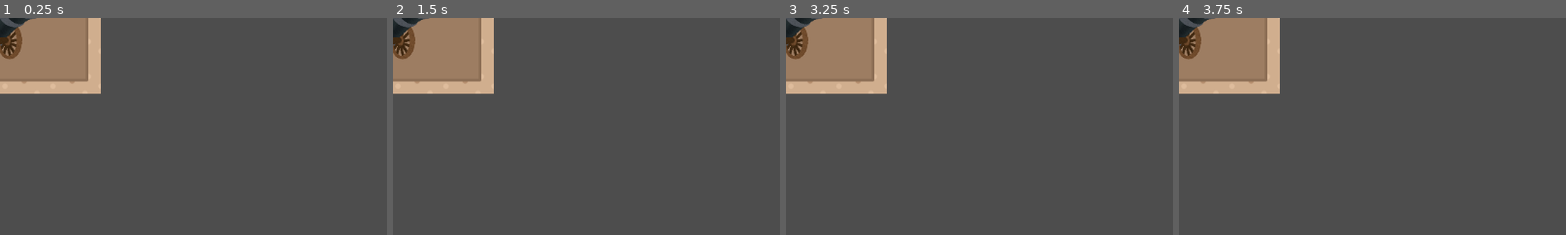
Above: before the commit, frames 1-4 (left to right).
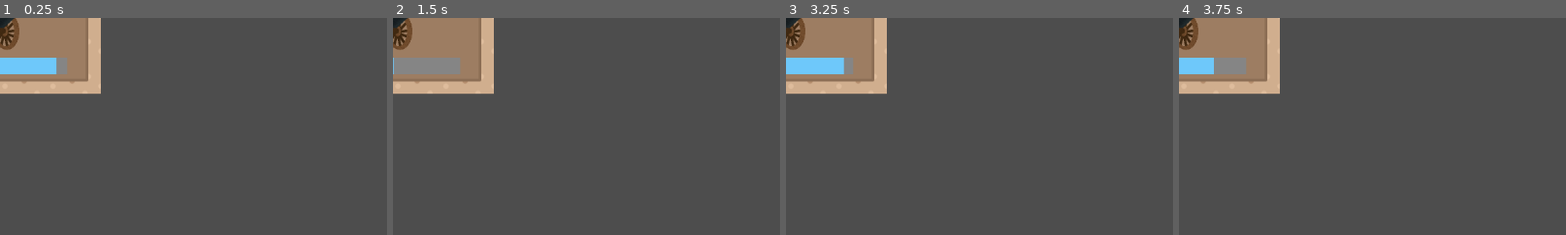
Above: after the commit, the same moments.

Repository: Tyrannicodin/crab-castle
Game: Godot game, scene res://game/rooms/Cannon.tscn
Same seed, same stepped clock (60 frames per second), same inputs: the game is played once before the commit and once after it. This scene is started directly instead of the project's main scene.
Inputs:
- Up to frame 1 (0.25 s): no input
- Up to frame 2 (1.5 s): tap Enter at 0.5 s; tap Space at 1.25 s
- Up to frame 3 (3.25 s): tap Enter at 2 s; tap Space at 2.75 s
- Up to frame 4 (3.75 s): no input
The pictures show only the part of the screen within x 0-50%, y 0-50%; the shares and areas given below are measured in that part.

The runs differ from the first frame. In frame 1, 2.1% of the frame differs, in the area x 0-18%, y 0-26%; in frame 2, 2.1%; in frame 3, 2.1%; in frame 4, 2.1%.

Commit message:
Cannon fire!

Diff:
--- /dev/null
+++ b/game/Enemy.tscn
@@ -0,0 +1,25 @@
+[gd_scene load_steps=5 format=3 uid="uid://bejedh07vvdip"]
+
+[ext_resource type="Script" uid="uid://fuh45tl6bm2n" path="res://game/enemy.gd" id="1_vodhp"]
+[ext_resource type="Texture2D" uid="uid://b175nckl6o48r" path="res://assets/health_bar_full.png" id="2_h8ejc"]
+[ext_resource type="Texture2D" uid="uid://f3uls12q6bgs" path="res://assets/health_bar_empty.png" id="3_vcbs2"]
+
+[sub_resource type="RectangleShape2D" id="RectangleShape2D_vodhp"]
+size = Vector2(90, 86)
+
+[node name="Enemy" type="Node2D"]
+script = ExtResource("1_vodhp")
+display_name = "Example"
+
+[node name="Area2D" type="Area2D" parent="."]
+
+[node name="CollisionShape2D" type="CollisionShape2D" parent="Area2D"]
+shape = SubResource("RectangleShape2D_vodhp")
+
+[node name="HealthBar" type="TextureProgressBar" parent="."]
+offset_left = -100.0
+offset_top = 48.0
+offset_right = 100.0
+offset_bottom = 75.0
+texture_under = ExtResource("3_vcbs2")
+texture_progress = ExtResource("2_h8ejc")
--- /dev/null
+++ b/game/Room.tscn
@@ -0,0 +1,22 @@
+[gd_scene load_steps=5 format=3 uid="uid://b1vj1p3cfm3v0"]
+
+[ext_resource type="Script" uid="uid://c8on42qdfj7ka" path="res://game/room.gd" id="1_5di8v"]
+[ext_resource type="Texture2D" uid="uid://dnivjwwausano" path="res://assets/rooms/empty.png" id="1_th6kw"]
+[ext_resource type="Texture2D" uid="uid://f3uls12q6bgs" path="res://assets/health_bar_empty.png" id="2_f06k2"]
+[ext_resource type="Texture2D" uid="uid://cyp7vrfgf8mr8" path="res://assets/cooldown_bar_full.png" id="3_5di8v"]
+
+[node name="Room" type="Node2D"]
+script = ExtResource("1_5di8v")
+
+[node name="Background" type="Sprite2D" parent="."]
+texture = ExtResource("1_th6kw")
+
+[node name="CooldownBar" type="TextureProgressBar" parent="."]
+offset_left = -100.0
+offset_top = 59.0
+offset_right = 100.0
+offset_bottom = 99.0
+max_value = 1.0
+step = 0.0
+texture_under = ExtResource("2_f06k2")
+texture_progress = ExtResource("3_5di8v")
--- a/game/enemies/Seagull.tscn
+++ b/game/enemies/Seagull.tscn
@@ -1,12 +1,13 @@
-[gd_scene load_steps=3 format=3 uid="uid://dxwy6f6d4857g"]
+[gd_scene load_steps=3 format=3 uid="uid://b3tffw0xgytdu"]
 
-[ext_resource type="Texture2D" uid="uid://bibts2l2gdqr7" path="res://assets/enemies/seagull.png" id="1_p5qvc"]
-[ext_resource type="Script" uid="uid://fuh45tl6bm2n" path="res://game/enemy.gd" id="2_xy0jy"]
+[ext_resource type="PackedScene" uid="uid://bejedh07vvdip" path="res://game/Enemy.tscn" id="1_p5qvc"]
+[ext_resource type="Texture2D" uid="uid://bibts2l2gdqr7" path="res://assets/enemies/seagull.png" id="2_xy0jy"]
 
-[node name="Seagull" type="Sprite2D"]
-scale = Vector2(0.2, 0.2)
-texture = ExtResource("1_p5qvc")
-script = ExtResource("2_xy0jy")
+[node name="Enemy" instance=ExtResource("1_p5qvc")]
 display_name = "Seagull"
-speed = 20
-health = 100
+speed = 10
+
+[node name="Sprite2D" type="Sprite2D" parent="." index="1"]
+position = Vector2(0, -1)
+scale = Vector2(0.269517, 0.269517)
+texture = ExtResource("2_xy0jy")
--- a/game/enemy.gd
+++ b/game/enemy.gd
@@ -1,13 +1,24 @@
-extends Sprite2D
+extends Node2D
 class_name Enemy
 
 @export var display_name: String
 @export var speed: int
-@export var health: int
+@export var max_health: int
 
+@onready var health = max_health
 var time = 0.0
 
 func _process(delta: float) -> void:
 	time += delta
+
+	move(delta)
+	display_hp()
+
+func display_hp():
+	$HealthBar.min_value = 0
+	$HealthBar.max_value = health
+	$HealthBar.value = health
+
+func move(delta):
 	self.position.x -= delta * speed
 	self.position.y = 10 * sin(2 * time)
--- a/game/room.gd
+++ b/game/room.gd
@@ -3,4 +3,22 @@
 
 @export var display_name: String
 @export var cooldown_seconds: int
-@export var damage: int
+
+signal trigger
+
+var cooldown_remaining = 0
+
+func _process(delta: float) -> void:
+	cooldown_remaining -= delta
+
+	if cooldown_remaining < 0:
+		cooldown_remaining = cooldown_seconds
+		trigger_weapon()
+
+	if cooldown_seconds > 0 and cooldown_remaining > 0:
+		$CooldownBar.value = cooldown_remaining / cooldown_seconds
+	else:
+		$CooldownBar.value = 0
+
+func trigger_weapon():
+	trigger.emit()
--- a/game/rooms/Cannon.tscn
+++ b/game/rooms/Cannon.tscn
@@ -1,16 +1,18 @@
-[gd_scene load_steps=4 format=3 uid="uid://d1y4vxa31d6qw"]
+[gd_scene load_steps=4 format=3 uid="uid://ds73obbkiouu3"]
 
-[ext_resource type="Texture2D" uid="uid://dnivjwwausano" path="res://assets/rooms/empty.png" id="1_nj3ws"]
+[ext_resource type="PackedScene" uid="uid://b1vj1p3cfm3v0" path="res://game/Room.tscn" id="1_nj3ws"]
 [ext_resource type="Texture2D" uid="uid://ujxkhojgkxk5" path="res://assets/rooms/cannon.png" id="2_3f8ls"]
-[ext_resource type="Script" uid="uid://c8on42qdfj7ka" path="res://game/room.gd" id="2_h01m3"]
+[ext_resource type="Script" uid="uid://dwjfcvh3d40vl" path="res://game/rooms/cannon.gd" id="2_h01m3"]
 
-[node name="Room" type="Sprite2D"]
-texture = ExtResource("1_nj3ws")
+[node name="Room" instance=ExtResource("1_nj3ws")]
+cooldown_seconds = 3
+
+[node name="Script" type="Node" parent="." index="0"]
 script = ExtResource("2_h01m3")
-display_name = "Cannon Room"
-cooldown_seconds = 3
-damage = 100
 
-[node name="Cannon" type="Sprite2D" parent="."]
+[node name="Sprite2D" type="Sprite2D" parent="." index="3"]
+position = Vector2(-4, -14)
 scale = Vector2(-0.2, 0.2)
 texture = ExtResource("2_3f8ls")
+
+[connection signal="trigger" from="." to="Script" method="_on_room_trigger"]
--- a/game/rooms/Empty.tscn
+++ b/game/rooms/Empty.tscn
@@ -1,9 +1,5 @@
-[gd_scene load_steps=3 format=3 uid="uid://dc5qas16ubrcl"]
+[gd_scene load_steps=2 format=3 uid="uid://b6tseugg263i5"]
 
-[ext_resource type="Texture2D" uid="uid://dnivjwwausano" path="res://assets/rooms/empty.png" id="1_asyea"]
-[ext_resource type="Script" uid="uid://c8on42qdfj7ka" path="res://game/room.gd" id="2_gg6q3"]
+[ext_resource type="PackedScene" uid="uid://b1vj1p3cfm3v0" path="res://game/Room.tscn" id="1_asyea"]
 
-[node name="Empty" type="Sprite2D"]
-texture = ExtResource("1_asyea")
-script = ExtResource("2_gg6q3")
-display_name = "Empty Room"
+[node name="Room" instance=ExtResource("1_asyea")]
--- /dev/null
+++ b/game/rooms/cannon.gd
@@ -0,0 +1,5 @@
+extends Node
+
+
+func _on_room_trigger() -> void:
+	print("Firing cannon")
Binary file added: assets/cooldown_bar_full.png
Not shown, added: assets/cooldown_bar_full.png.import
Binary file added: assets/health_bar_empty.png
Not shown, added: assets/health_bar_empty.png.import
Binary file added: assets/health_bar_full.png
Not shown, added: assets/health_bar_full.png.import
Not shown: 1 places in game/game.tscn that only renumber resources
Not shown, added: game/rooms/cannon.gd.uid
Not shown, added: assets/health_bar_full.png~
